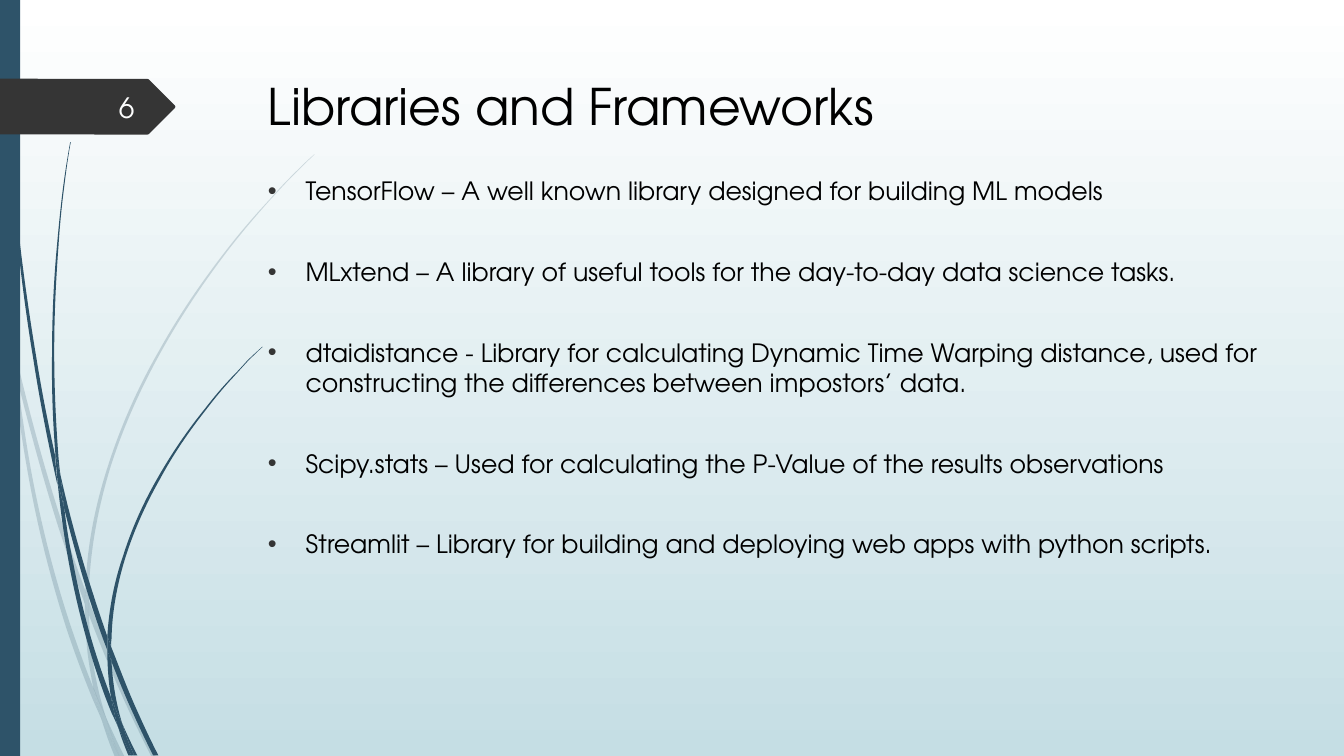
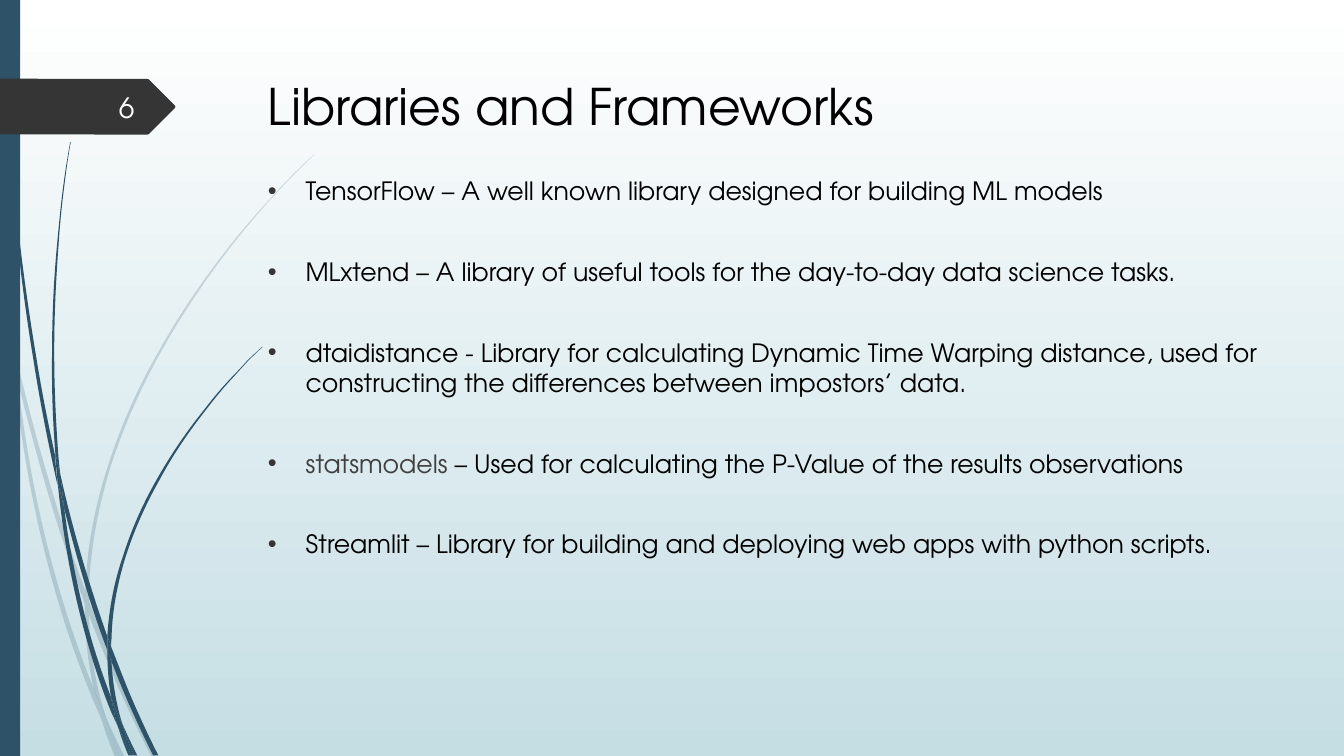
Before and after one commit to kmaltcev/NLP-BiLSTM-model, a slide deck: slide 6 of Capstone Project 21-2-R-13.pptx. Drawn at 1344x756 pixels with LibreOffice and Linux fonts; fonts in the diff are those of the drawing. Boxes give left, top, right and bottom in pixels: in the first picture for what was removed or moved away, otherwise in the second. Text is boxed around its words. In the diff, an @@ line names an element or a change of style, - is before the commit and + after.

```diff
--- a/Capstone Project 21-2-R-13.pptx
+++ b/Capstone Project 21-2-R-13.pptx
@@ text at (306,454,1183,479): text changed @@
-• Scipy.stats – Used for calculating the P-Value of the results observations
+• statsmodels – Used for calculating the P-Value of the results observations
```
Also in this commit, not shown: 2 other slides changed.
